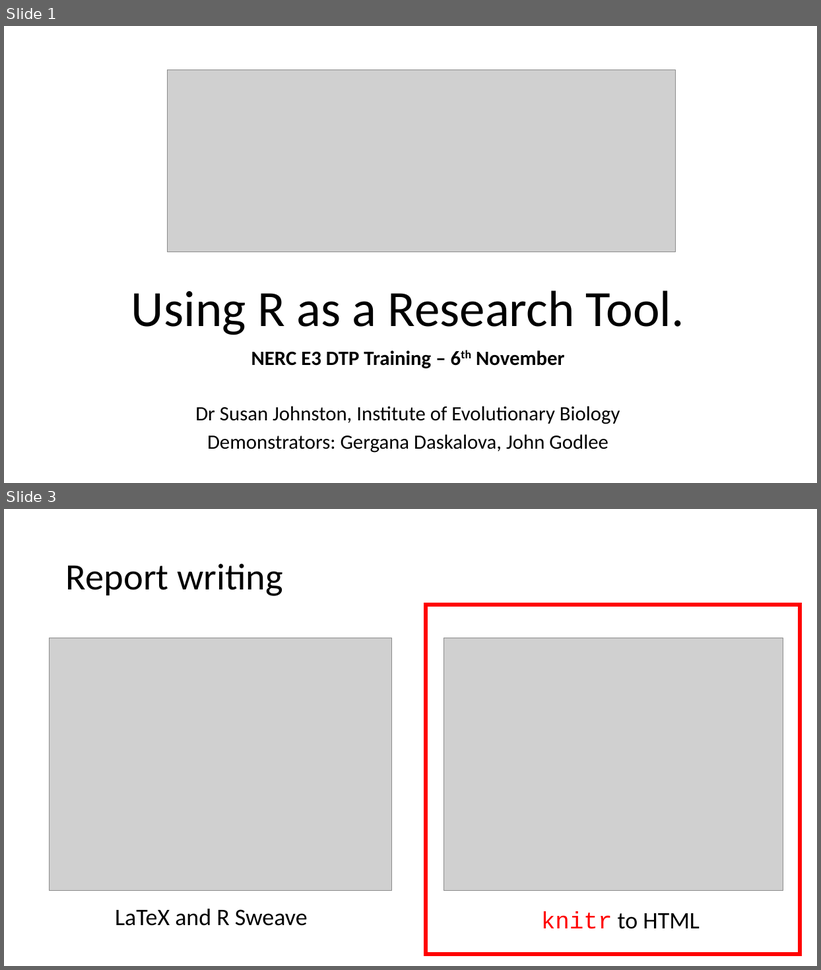
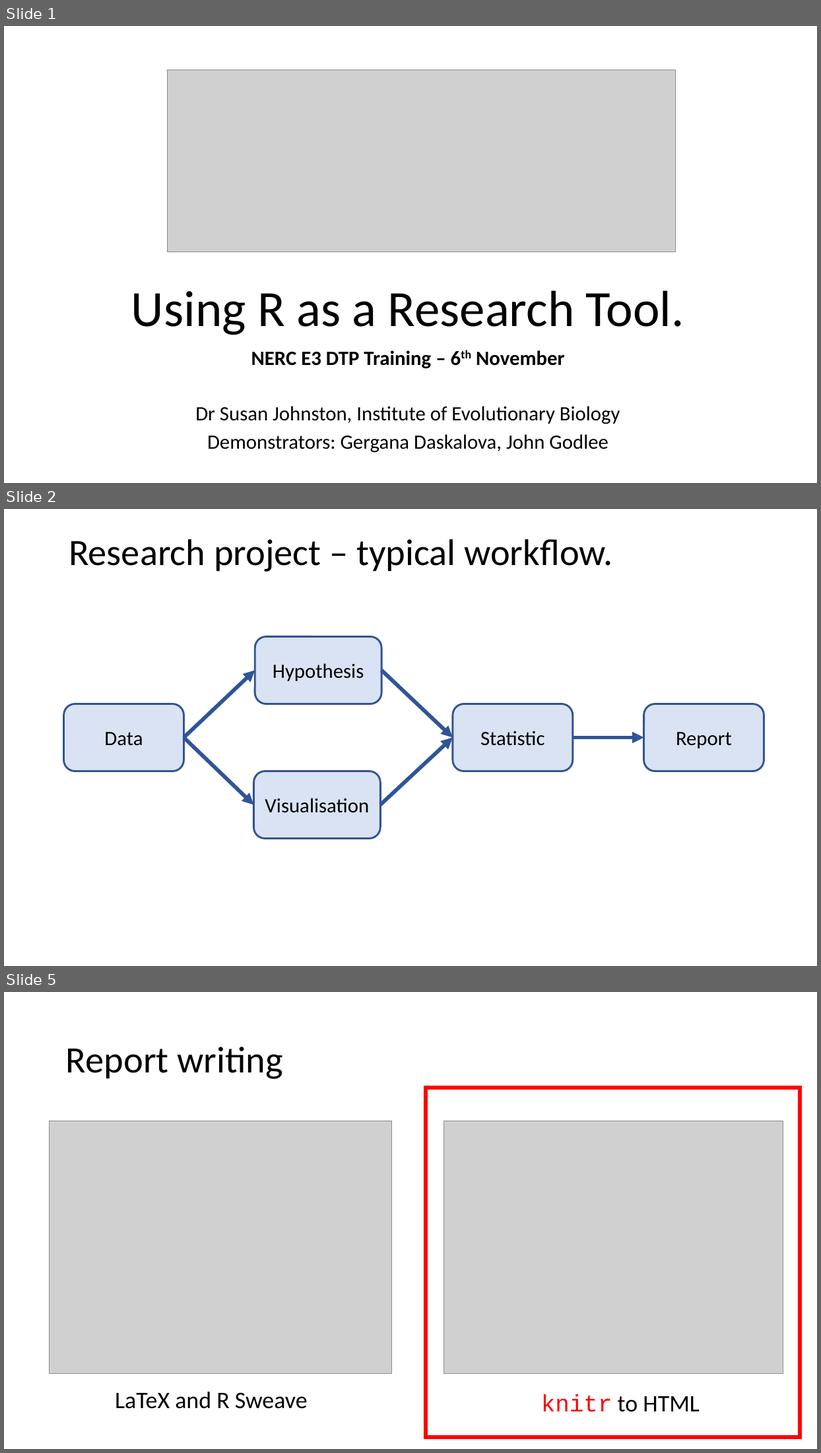
Before and after one commit to susjoh/Intro_to_Stats_in_R, a slide deck: docs/Using R as a Research Tool Pt 2.pptx. Shown one above the other, each under a label of ours: slides 1 and 3 before the commit, slides 1, 2 and 5 after it; the slides between them are not shown. The pictures are 821x970 and 821x1453 pixels, drawn with LibreOffice and Linux fonts; fonts in the diff are those of the drawing; grey boxes stand for pictures. Boxes give left, top, right and bottom in pixels: in the first picture for what was removed or moved away, otherwise in the second. Text is boxed around its words. In the diff, an @@ line names an element or a change of style, - is before the commit and + after.

```diff
--- a/docs/Using R as a Research Tool Pt 2.pptx
+++ b/docs/Using R as a Research Tool Pt 2.pptx
@@ slide 2 added at (4, 509, 817, 966), background #FFFFFF @@
@@ title added at (69, 539, 613, 572), 44 pt, text #000000 @@
+Research project – typical workflow.
@@ rounded rectangle added at (255, 636, 382, 704), fill #DAE3F3, outline #325491 2.25 pt, 24 pt, text #000000 @@
+Hypothesis
@@ arrow added from (184, 738) to (255, 671), #2F5597 4.5 pt @@
@@ arrow added from (382, 671) to (453, 738), #2F5597 4.5 pt @@
@@ rounded rectangle added at (64, 704, 184, 771), fill #DAE3F3, outline #325491 2.25 pt, 24 pt, text #000000 @@
+Data
@@ rounded rectangle added at (453, 704, 573, 771), fill #DAE3F3, outline #325491 2.25 pt, 24 pt, text #000000 @@
+Statistic
@@ rounded rectangle added at (644, 704, 764, 771), fill #DAE3F3, outline #325491 2.25 pt, 24 pt, text #000000 @@
+Report
@@ arrow added from (184, 738) to (254, 805), #2F5597 4.5 pt @@
@@ arrow added from (380, 805) to (453, 738), #2F5597 4.5 pt @@
@@ arrow added from (573, 738) to (644, 738), #2F5597 4.5 pt @@
@@ rounded rectangle added at (254, 771, 381, 838), fill #DAE3F3, outline #325491 2.25 pt, 24 pt, text #000000 @@
+Visualisation
@@ what was slide 3 is now slide 5 @@
```
Also in this commit, not shown: 3 slides changed, 3 other slides added, 1 other file.
